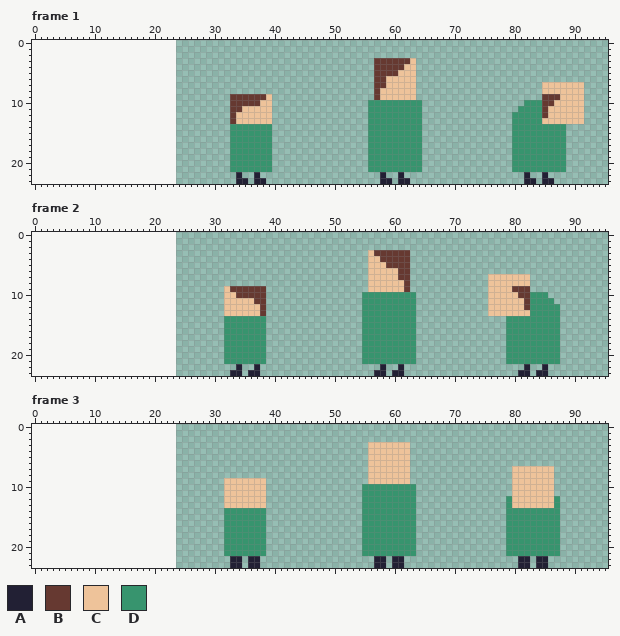
Pixel-art file -- aseprite/hero.aseprite. That is the earlier state.
72x24 pixels, 4 frames. Shown: frame 1, frame 2, frame 3. The old version is drawn lined up with the new one, on the new canvas. The commit also changed other frames, which this record leaves out.
Palette (. is transparent): A #222034  B #663931  C #eec39a  D #37946e
After:
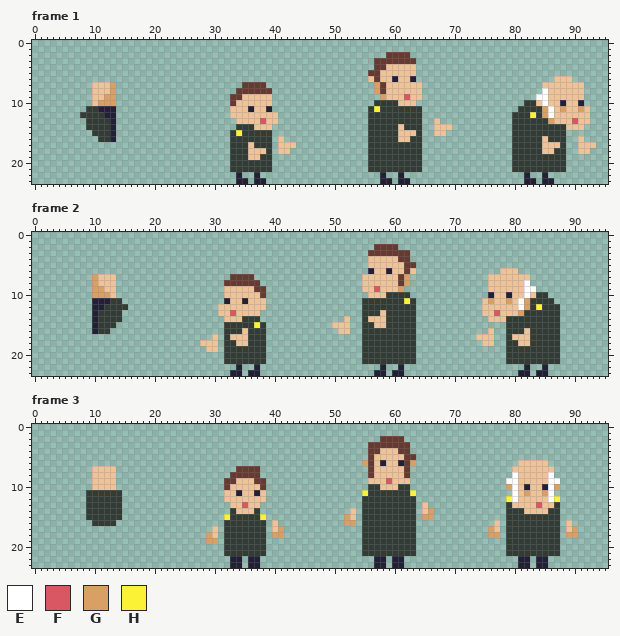
Colours new in this view: E #ffffff  F #d95763  G #d9a066  H #fbf236
What changed:
canvas 72x24 -> 96x24, the old top-left corner now at 24,0
colour D: #37946e -> #323c35
Changed rows in their new state; - is a pixel that keeps its letter.
Frame 1:
first column x 8:
 2 ---------------------------------------------------BBBB-------------------------------
 3 -------------------------------------------------------B------------------------------
 4 ---------------------------------------------------CCC--------------------------------
 5 ------------------------------------------------B-CCC---------------------------------
 6 ------------------------------------------------C-C-A--A-----------------------CCC----
 7 --CCCG---------------------BBBB------------------G------C-----------------------------
 8 --CCCG--------------------BBBBBB-----------------GB-----C--------------------E--------
 9 --CCGG---------------------CCCC------------------.G---F-C-------------------EECC------
10 --CGGG--------------------CCCC------------------.----CCC.-------------------CEC-A--A--
11 -DDAAA-------------------CC-A--A-----------------H---------------------------GE-G--GC-
12 DDDDAA-------------------C------C------------------------------------------H-GE-----C-
13 -DDDDA-------------------.----F-C--------------------------C-----------------DG---F-C-
14 -DDDDA-------------------.---CCC---------------------C-----CCC-------------------CCC--
15 --DDDA--------------------H--------------------------CCC---CC-------------------------
16 ---DDA---------------------------C-------------------CC----------------------C-----C--
17 ----------------------------C----CCC-----------------------------------------CCC---CCC
18 ----------------------------CCC--CC------------------------------------------CC----CC-
19 ----------------------------CC--------------------------------------------------------
Frame 2:
first column x 10:
 2 -----------------------------------------------BBBB------------------------
 3 ----------------------------------------------B----------------------------
 4 ------------------------------------------------CCC------------------------
 5 -------------------------------------------------CCC-B---------------------
 6 ----------------------------------------------A--A-C-C--------------CCC----
 7 GCCC-------------------BBBB------------------C------G----------------------
 8 GCCC------------------BBBBBB-----------------C-----BG-------------------E--
 9 GGCC-------------------CCCC------------------C-F---G.-----------------CCEE-
10 GGGC--------------------CCCC-----------------.CCC----.------------A--A-CEC-
11 AAADD-----------------A--A-CC-----------------------H------------CG--G-EG--
12 AADDDD---------------C------C------------------------------------C-----EG-H
13 ADDDD----------------C-F----.-------------------C----------------C-F---GD--
14 ADDDD-----------------CCC---.-------------C---CCC-----------------CCC------
15 ADDD-----------------------H------------CCC----CC--------------------------
16 ADD----------------------C---------------CC-----------------------C-----C--
17 --------------------C--CCC--------------------------------------CCC---CCC--
18 ------------------CCC---CC---------------------------------------CC----CC--
19 -------------------CC------------------------------------------------------
Frame 3:
first column x 9:
 2 -------------------------------------------------BBBB-----------------------------
 3 -----------------------------------------------BBBBBBB----------------------------
 4 -----------------------------------------------BB---BB----------------------------
 5 -----------------------------------------------B-----BB---------------------------
 6 ----------------------------------------------GB-A--ABG-----------------CCCCC-----
 7 -CCCC--------------------BBBB------------------B-----B----------------------------
 8 -CCCC-------------------BBBBB------------------B-----B-----------------E-----E----
 9 -CCCC------------------BB---BB--------------------F-------------------EE-----EE---
10 -CCCC------------------B-----B----------------.--CCC--.---------------GE-A--AEG---
11 DDDDDD-------------------A--A-----------------H-------H----------------E-G--GE----
12 DDDDDD----------------------------------------------------------------HE-----EH---
13 DDDDDD-----------------.--F--.--------------------------C------------------F------
14 DDDDDD-----------------.-CCC-.--------------C-----------CG---------------CCCC-----
15 DDDDDD-----------------H-----H-------------GC-----------GG------------------------
16 -DDDD--------------------------C-----------GG-----------------------C-----------C-
17 ---------------------C---------CG----------------------------------GC-----------CG
18 --------------------GC---------GG----------------------------------GG-----------GG
19 --------------------GG------------------------------------------------------------
